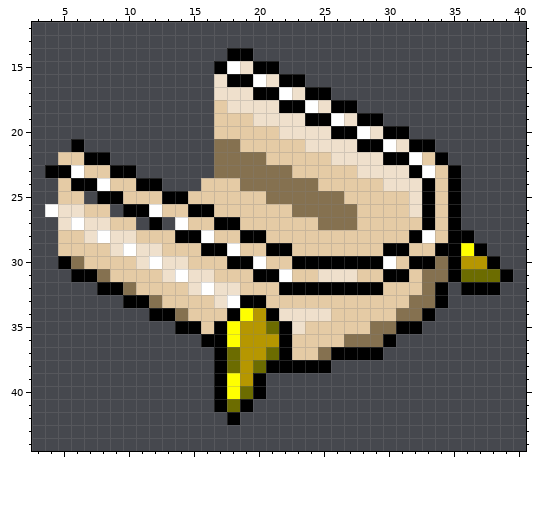
A pixel-art sprite gets an edit: data/images/isometric/object_bathtub_du_b_001.png. Above, as it was before the edit.
The file is 48x48 pixels. Shown: x 3..40, y 12..44.
Now the later version:
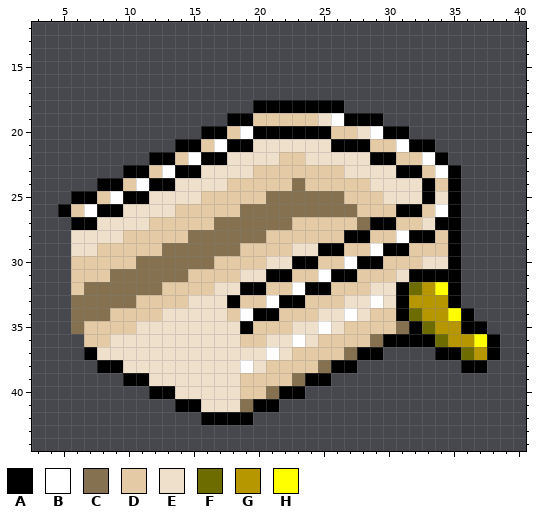
Palette (. is transparent): A #000000  B #ffffff  C #857150  D #e5cba5  E #efe0cc  F #6c6c00  G #b69700  H #ffff00
Difference:
Changed rows in their new state; - is an unchanged pixel.
first column x 4:
14 --------------..--------------------
15 -------------.....------------------
16 -------------.......----------------
17 -------------.........--------------
18 -------------...AA--AA-.------------
19 -------------.AADDDDDE-A------------
20 ------------AA-BAAAAAADDEB----------
21 --.-------AADBAAEEEE--AA-DDB--------
22 -....---AADBAAEEEE--EE---A-DDB------
23 ......-ADBAAEEEEDDD----E---A-DB-----
24 -...AA-B-AEEEE-DDDD-D----E----------
25 -.AADBAAEEEE--------------EE--E-----
26 .ADBAAEEEE-DD--CCCC--------AADB-----
27 -.AA-EEEDDD--CCCCCC--DDDCAA--EA-----
28 -.E-E-D---DCCCCCC------AA--B-A--.---
29 -.EE-DDDDCCCCCC--DDEEAA--B----D-..--
30 -.D----CCCCCC-DDDEE--DDB--D-DEE-...-
31 --DDDCCCCCCDD--EE-A--BAA--DEAAA-....
32 --DCCC-CC--DD--AA-DB--DDDEEAFGHA...-
33 --CCCCCDD--EE-ADDBAA---EEBEAGGGA----
34 --CCCDDDDEEEEEDBA-DDD-EBE--AFGGHA---
35 --CDDDDEEEEEEEEADDD-EBE--DDC-FGGAA--
36 ---DDEEEEEEEEEEDDEEBE--DD--AAAFGGHA-
37 ---AEEEEEEEEEEEEEBE--DDC------AAFGA-
38 ----AAEEEEEEEEEBEDDDDCAA--------AA--
39 ------AAEEEEEEEDDDDCAA--------------
40 --------AAEEEEEDDCAA----------------
41 ----------AAEEECAA------------------
42 ------------AA-A--------------------
